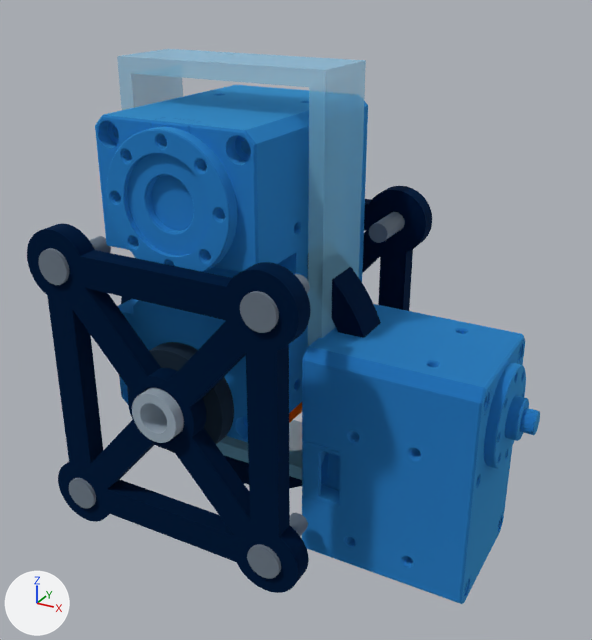
The glTF model release/hr30/whole-body-p0.1/joint-family-cad/JMF-03-SHOULDER-GIMBAL/JMF-03-SHOULDER-GIMBAL_assembly.glb as it was, and as the next commit left it.
Rendered twice from a camera (50 mm lens) standing at (85.5, -133.5, 76.6) and looking at (13.5, -2.6, 11.2). Every picture has the same lights, and +X, +Y and +Z are marked at lower left. The older version comes first. Where no turn or scale is listed for an object, it has been applied to the vertices. Vertices at exactly the same position are counted once.

Names of what the first picture shows: 'ACTUATOR', 'BEARING_A', 'CARRIER_A', 'CARRIER_A_SCREW_11', 'CARRIER_A_SCREW_12', 'CARRIER_A_SCREW_22', 'CARRIER_B', 'GIMBAL_RING', 'OUTPUT_SHAFT', 'ROLL_ACTUATOR', 'TIMING_BELT', 'TRANSMISSION_GUARD' and 2 more.
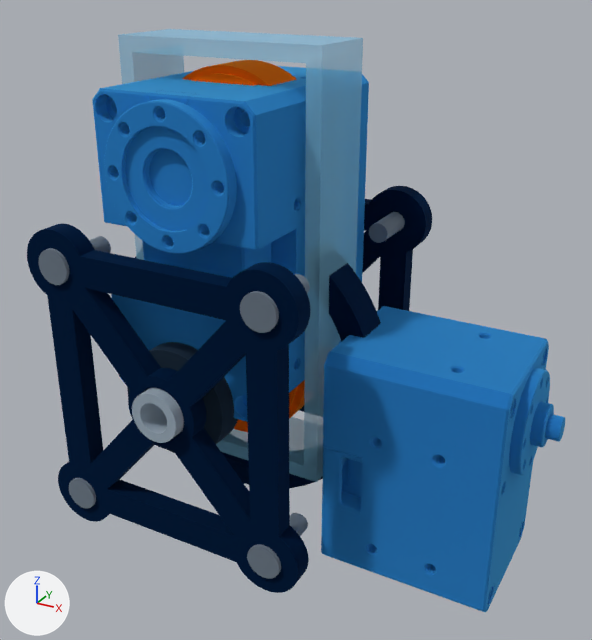
Boxes (x1, y1, x2, y2) around the edits, measured in the pictures (592 x 640 px; the box of a moved part takes in the faces that stretch with it):
```json
{"object": "ROLL_ACTUATOR", "change": "moved", "before": [302, 304, 540, 604], "after": [321, 306, 565, 612]}
{"object": "ACTUATOR", "change": "moved", "before": [95, 85, 368, 442], "after": [92, 66, 369, 422]}
{"object": "TRANSMISSION_GUARD", "change": "reshaped", "before": [117, 49, 366, 480], "after": [118, 29, 363, 482]}
{"object": "TIMING_BELT", "change": "reshaped", "before": [289, 402, 302, 423], "after": [182, 60, 305, 432], "on screen": "mostly hidden"}
{"object": "MOTOR_PULLEY", "change": "reshaped", "after": [191, 73, 256, 86], "on screen": "not visible before"}
{"part": 3, "of": "me_timing_belt", "change": "moved or reshaped", "before": [289, 402, 302, 423], "after": [234, 380, 305, 432], "on screen": "mostly hidden"}
{"part": 4, "of": "me_timing_belt", "change": "moved or reshaped", "after": [182, 60, 297, 86], "on screen": "not visible before"}
```

Edits to the scene script, one JSON object a line:
```json
{"block": "me_actuator", "where": "# used by ob_actuator; location = (0.0, 0.0, 0.0)"}
{"op": "remove", "block": "me_actuator", "code": "me_actuator.from_pydata(...)  # 14130 vertices, 28256 faces; spans x -16.8..16.8, y -24.5..29.8, z -6.8..51.8"}
{"op": "add", "block": "me_actuator", "code": "me_actuator.from_pydata(...)  # 14130 vertices, 28256 faces; spans x -16.8..16.8, y -24.5..29.8, z -2.3..56.3"}
{"block": "me_actuator", "change": "me_actuator part 1: the whole mesh is moved by (0.0, 0.0, 4.5)"}
{"block": "me_motor_pulley", "where": "# used by ob_motor_pulley; location = (0.0, 0.0, 0.0)"}
{"op": "remove", "block": "me_motor_pulley", "code": "me_motor_pulley.from_pydata(...)  # 749 vertices, 1526 faces; spans x -12.0..12.0, y -6.0..6.0, z 26.0..50.0"}
{"op": "add", "block": "me_motor_pulley", "code": "me_motor_pulley.from_pydata(...)  # 753 vertices, 1534 faces; spans x -15.3..15.3, y -6.0..6.0, z 27.2..57.8"}
{"block": "me_motor_pulley", "change": "me_motor_pulley part 2: 749 vertices removed from x -12.0..12.0, y -6.0..6.0, z 26.0..50.0; 753 vertices added at x -15.3..15.3, y -6.0..6.0, z 27.2..57.8"}
{"block": "me_timing_belt", "where": "# used by ob_timing_belt; location = (0.0, 0.0, 0.0)"}
{"op": "remove", "block": "me_timing_belt", "code": "me_timing_belt.from_pydata(...)  # 520 vertices, 1032 faces; spans x -17.4..17.4, y -5.0..5.0, z -17.4..51.4"}
{"op": "add", "block": "me_timing_belt", "code": "me_timing_belt.from_pydata(...)  # 520 vertices, 1032 faces; spans x -16.7..16.7, y -5.0..5.0, z -16.7..59.2"}
{"block": "me_timing_belt", "change": "me_timing_belt part 3: the loose piece of 252 vertices spanning x -17.4..17.4, y -5.0..5.0, z -17.4..17.4 is scaled about its middle by (0.961, 1, 0.961)"}
{"block": "me_timing_belt", "change": "me_timing_belt part 4: 252 of 520 vertices moved; they spanned x -13.4..13.4, y -5.0..5.0, z 24.6..51.4 and now span x -16.7..16.7, y -5.0..5.0, z 25.8..59.2; mean shift (0.0, 0.0, 4.5); largest move (0.0, 5.0, 50.0) -> (0.0, 5.0, 57.8)"}
{"block": "me_timing_belt", "change": "other edits to the shape of me_timing_belt do not show in these pictures"}
{"block": "me_transmission_guard", "where": "# used by ob_transmission_guard; location = (0.0, 0.0, 0.0)"}
{"op": "remove", "block": "me_transmission_guard", "code": "me_transmission_guard.from_pydata(...)  # 16 vertices, 32 faces; spans x -22.0..22.0, y -8.0..8.0, z -22.0..60.0"}
{"op": "add", "block": "me_transmission_guard", "code": "me_transmission_guard.from_pydata(...)  # 16 vertices, 32 faces; spans x -21.3..21.3, y -8.0..8.0, z -21.3..63.8"}
{"block": "me_transmission_guard", "change": "me_transmission_guard part 5: the whole mesh is rebuilt"}
{"block": "me_roll_actuator", "where": "# used by ob_roll_actuator; location = (0.0, 0.0, 0.0)"}
{"op": "remove", "block": "me_roll_actuator", "code": "me_roll_actuator.from_pydata(...)  # 23294 vertices, 46564 faces; spans x 19.0..61.7, y -14.3..14.3, z -35.3..11.3"}
{"op": "add", "block": "me_roll_actuator", "code": "me_roll_actuator.from_pydata(...)  # 23294 vertices, 46564 faces; spans x 23.5..66.2, y -14.3..14.3, z -35.3..11.3"}
{"block": "me_roll_actuator", "change": "me_roll_actuator part 6: the whole mesh is moved by (4.5, 0.0, 0.0)"}
```
